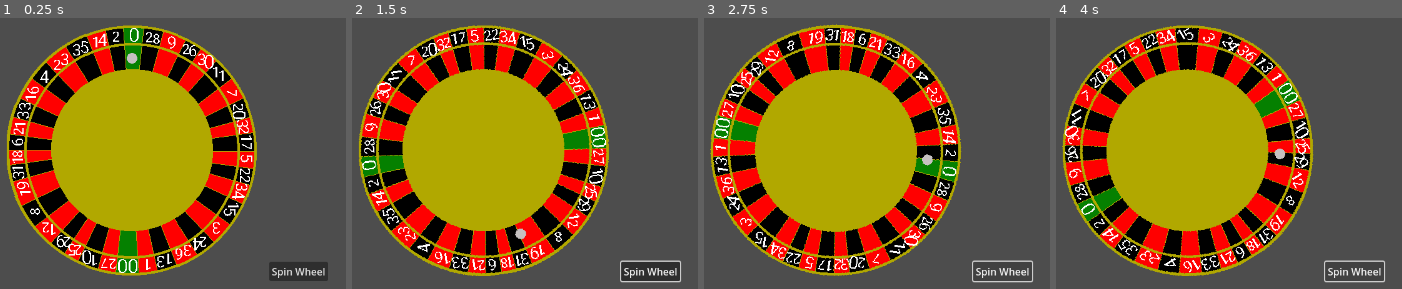
Above: before the commit, frames 1-4 (left to right).
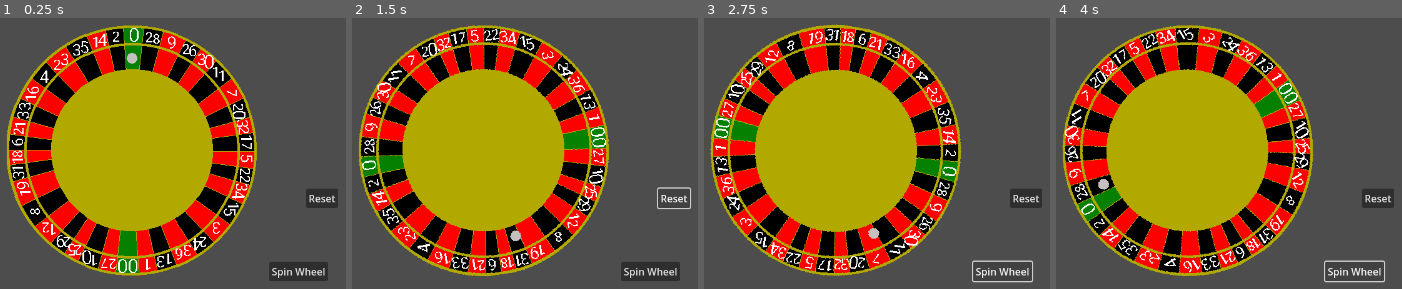
Above: after the commit, the same moments.

Repository: OwenFrakes/congressAppChallenge
Game: Godot game, scene res://Scenes/Roulette.tscn
The game is run twice, just before and just after one commit, with the same random seed, the same clock (stepped at 60 frames per second) and the same inputs. This scene is started directly instead of the project's main scene.
Inputs (mouse positions are in pixels of both pictures, inside the frame that each line leads up to):
- Up to frame 1 (0.25 s): no input
- Up to frame 2 (1.5 s): click "Spin Wheel" at 0.5 s; click (673, 199) at 1.25 s, where only the run after the commit has a clickable "Reset"
- Up to frame 3 (2.75 s): click "Spin Wheel" at 2 s
- Up to frame 4 (4 s): click "Spin Wheel" at 2.75 s

The runs differ from the first frame. In frame 1, 0.6% of the frame differs, in the area x 88-98%, y 63-71%; in frame 2, 0.7%; in frame 3, 0.8%, in the area x 47-98%, y 50-82%; in frame 4, 0.8%.

Commit message:
Where the ball stops
Continued to work on finding the angle where the ball stops

Diff:
--- a/Scenes/Roulette.tscn
+++ b/Scenes/Roulette.tscn
@@ -26,3 +26,10 @@
 offset_right = 960.0
 offset_bottom = 541.0
 text = "Spin Wheel"
+
+[node name="Button2" type="Button" parent="."]
+offset_left = 925.0
+offset_top = 393.0
+offset_right = 976.0
+offset_bottom = 424.0
+text = "Reset"
--- a/Scenes/ball.gd
+++ b/Scenes/ball.gd
@@ -32,5 +32,5 @@
 			self.rotation = current_angle
 func on_button_pressed():
 	#create a random power for the ball
-	spin_velocity = randf_range(-90100,-150000)
+	spin_velocity = randf_range(-1000,-10000)
 	spinning = true
--- a/Scenes/roulette_wheel.gd
+++ b/Scenes/roulette_wheel.gd
@@ -6,6 +6,7 @@
 #make the wheel slow down
 var friction = 0.8
 
+
 # Called when the node enters the scene tree for the first time.
 func _ready() -> void:
 	#make wheel centered
@@ -13,13 +14,15 @@
 	#create var for button
 	var button_node = $"../Button"
 	button_node.connect("pressed", Callable(self, "on_button_pressed"))
+
 # Called every frame. 'delta' is the elapsed time since the previous frame.
 func _process(delta):
 	#when wheel is spinning
+	var current_angle = self.rotation
 	if spinning:
 		if spin_velocity!=0:
 			#create var angle
-			var current_angle = self.rotation
+
 			#change the angle
 			current_angle += spin_velocity * delta
 			#slow the wheel
@@ -32,81 +35,88 @@
 			self.rotation = current_angle
 
 		if !spinning:
-			var new_angle: int=self.rotation
-			print(new_angle)
-			if new_angle%360>=5 && new_angle%360<=12:
+			var angle=self.rotation
+			var ball = $"../Ball"
+			var ball_angle=ball.rotation
+			print(angle)
+			print(ball_angle)
+			angle = abs(angle+ball_angle)
+			print(angle)
+			var new_angle: int=angle
+			print(new_angle%360)
+			if new_angle%360>=346 && new_angle%360<=354:
 				print("2, BLACK, EVEN, 1-18, 1st 12, 2nd 2 to 1")
-			elif new_angle%360>=13 && new_angle%360<=21:
+			elif new_angle%360>=335 && new_angle%360<=345:
 				print("14, RED, EVEN, 1-18, 2nd 12, 2nd 2 to 1")
-			elif new_angle%360>=22 && new_angle%360<=32:
+			elif new_angle%360>=326 && new_angle%360<=334:
 				print("35, BLACK, ODD, 19-36, 3rd 12, 2nd 2 to 1")
-			elif new_angle%360>=33 && new_angle%360<=44:
+			elif new_angle%360>=317 && new_angle%360<=325:
 				print("23, RED, ODD, 19-36, 2nd 12, 2nd 2 to 1")
-			elif new_angle%360>=45 && new_angle%360<=54:
+			elif new_angle%360>=306 && new_angle%360<=316:
 				print("4, BLACK, EVEN, 1-18, 1st 12, 1st 2 to 1")
-			elif new_angle%360>=55 && new_angle%360<=65:
+			elif new_angle%360>=296 && new_angle%360<=305:
 				print("16, RED, EVEN, 1-18, 2nd 12, 1st 2 to 1")
-			elif new_angle%360>=66 && new_angle%360<=74:
+			elif new_angle%360>=286 && new_angle%360<=295:
 				print("33, BLACK, ODD, 19-36, 3rd 12, 3rd 2 to 1")
-			elif new_angle%360>=75 && new_angle%360<=82:
+			elif new_angle%360>=279 && new_angle%360<=285:
 				print("21, RED, ODD, 19-36, 2nd 12, 3rd 2 to 1")
-			elif new_angle%360>=83 && new_angle%360<=90:
+			elif new_angle%360>=270 && new_angle%360<=278:
 				print("6, BLACK, EVEN, 1-18, 1st 12, 3rd 2 to 1")
-			elif new_angle%360>=91 && new_angle%360<=96:
+			elif new_angle%360>=262 && new_angle%360<=269:
 				print("18, RED, EVEN, 1-18, 2nd 12, 3rd 2 to 1")
-			elif new_angle%360>=97 && new_angle%360<=104:
+			elif new_angle%360>=254 && new_angle%360<=261:
 				print("31, BLACK, ODD, 19-36, 3rd 12, 1st 2 to 1")
-			elif new_angle%360>=105 && new_angle%360<=117:
+			elif new_angle%360>=245 && new_angle%360<=253:
 				print("19, RED, ODD, 19-36, 2nd 12, 1st 2 to 1")
-			elif new_angle%360>=118 && new_angle%360<=128:
+			elif new_angle%360>=234 && new_angle%360<=244:
 				print("8, BLACK, EVEN, 1-18, 1st 12, 2nd 2 to 1")
-			elif new_angle%360>=129 && new_angle%360<=139:
+			elif new_angle%360>=223 && new_angle%360<=233:
 				print("12, RED, EVEN, 1-18, 1st 12, 3rd 2 to 1")
-			elif new_angle%360>=140 && new_angle%360<=147:
+			elif new_angle%360>=213 && new_angle%360<=222:
 				print("29, BLACK, ODD, 19-36, 3rd 12, 2nd 2 to 1")
-			elif new_angle%360>=148 && new_angle%360<=154:
+			elif new_angle%360>=202 && new_angle%360<=212:
 				print("25, RED, ODD, 19-36, 3rd 12, 1st 2 to 1")
-			elif new_angle%360>=155 && new_angle%360<=164:
+			elif new_angle%360>=193 && new_angle%360<=201:
 				print("10, BLACK, EVEN, 1-18, 1st 12, 1st 2 to 1")
-			elif new_angle%360>=165 && new_angle%360<=172:
+			elif new_angle%360>=184 && new_angle%360<=192:
 				print("27, RED, ODD, 19-36, 3rd 12, 3rd 2 to 1")
 			elif new_angle%360>=173 && new_angle%360<=183:
 				print("00, Green")
-			elif new_angle%360>=184 && new_angle%360<=192:
+			elif new_angle%360>=165 && new_angle%360<=172:
 				print("1, RED, ODD, 1-18, 1st 12, 1st 2 to 1")
-			elif new_angle%360>=193 && new_angle%360<=201:
+			elif new_angle%360>=155 && new_angle%360<=165:
 				print("13, BLACK, ODD, 1-18, 2nd 12, 1st 2 to 1")
-			elif new_angle%360>=202 && new_angle%360<=212:
+			elif new_angle%360>=148 && new_angle%360<=154:
 				print("36, RED, EVEN, 19-36, 3rd 12, 3rd 2 to 1")
-			elif new_angle%360>=213 && new_angle%360<=222:
+			elif new_angle%360>=140 && new_angle%360<=147:
 				print("24, BLACK, EVEN, 19-36, 2nd 12, 3rd 2 to 1")
-			elif new_angle%360>=223 && new_angle%360<=233:
+			elif new_angle%360>=129 && new_angle%360<=139:
 				print("3, RED, ODD, 1-18, 1st 12, 3rd 2 to 1")
-			elif new_angle%360>=234 && new_angle%360<=244:
+			elif new_angle%360>=118 && new_angle%360<=128:
 				print("15, BLACK, ODD, 1-18, 2nd 12, 3rd 2 to 1")
-			elif new_angle%360>=245 && new_angle%360<=253:
+			elif new_angle%360>=105 && new_angle%360<=117:
 				print("34, RED, EVEN, 19-36, 3rd 12, 1st 2 to 1")
-			elif new_angle%360>=254 && new_angle%360<=261:
+			elif new_angle%360>=97 && new_angle%360<=104:
 				print("22, BLACK, EVEN, 19-36, 2nd 12, 1st 2 to 1")
-			elif new_angle%360>=262 && new_angle%360<=269:
+			elif new_angle%360>=91 && new_angle%360<=96:
 				print("5, RED, ODD, 1-18, 1st 12, 2nd 2 to 1")
-			elif new_angle%360>=270 && new_angle%360<=278:
+			elif new_angle%360>=83 && new_angle%360<=90:
 				print("17, BLACK, ODD, 1-18, 2nd 12, 2nd 2 to 1")
-			elif new_angle%360>=279 && new_angle%360<=285:
+			elif new_angle%360>=75 && new_angle%360<=82:
 				print("32, RED, EVEN, 19-36, 3rd 12, 2nd 2 to 1")
-			elif new_angle%360>=286 && new_angle%360<=295:
+			elif new_angle%360>=66 && new_angle%360<=74:
 				print("20, BLACK, EVEN, 19-36, 2nd 12, 2nd 2 to 1")
-			elif new_angle%360>=296 && new_angle%360<=305:
+			elif new_angle%360>=55 && new_angle%360<=65:
 				print("7, RED, ODD, 1-18, 1st 12, 1st 2 to 1")
-			elif new_angle%360>=306 && new_angle%360<=316:
+			elif new_angle%360>=45 && new_angle%360<=54:
 				print("11, BLACK, ODD, 1-18, 1st 12, 2nd 2 to 1")
-			elif new_angle%360>=317 && new_angle%360<=325:
+			elif new_angle%360>=33 && new_angle%360<=44:
 				print("30, RED, EVEN, 19-36, 3rd 12, 3rd 2 to 1")
-			elif new_angle%360>=326 && new_angle%360<=334:
+			elif new_angle%360>=22 && new_angle%360<=32:
 				print("26, BLACK, EVEN, 19-36, 3rd 12, 2nd 2 to 1")
-			elif new_angle%360>=335 && new_angle%360<=345:
+			elif new_angle%360>=13 && new_angle%360<=21:
 				print("9, RED, ODD, 1-18, 1st 12, 3rd 2 to 1")
-			elif new_angle%360>=346 && new_angle%360<=354:
+			elif new_angle%360>=5 && new_angle%360<=12:
 				print("28, BLACK, EVEN, 19-36, 3rd 12, 1st 2 to 1")
 			else:
 				print("0, Green")
